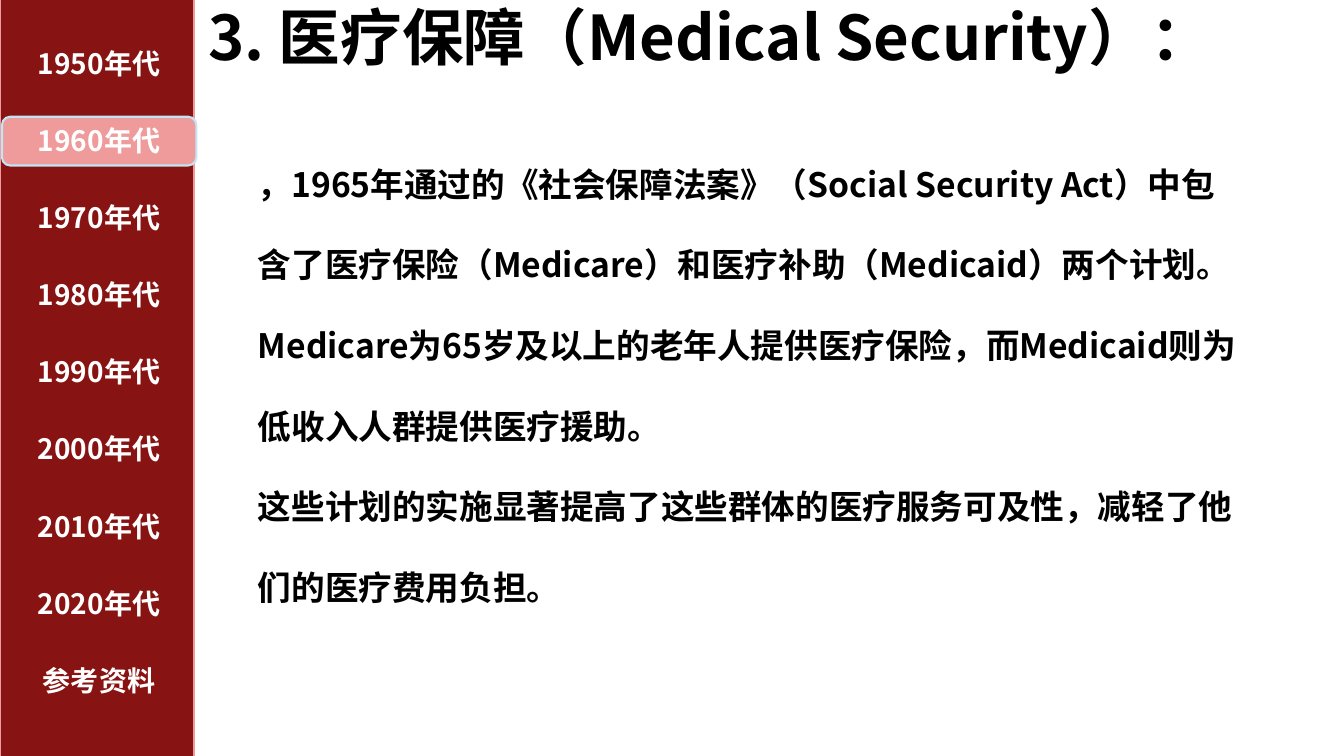
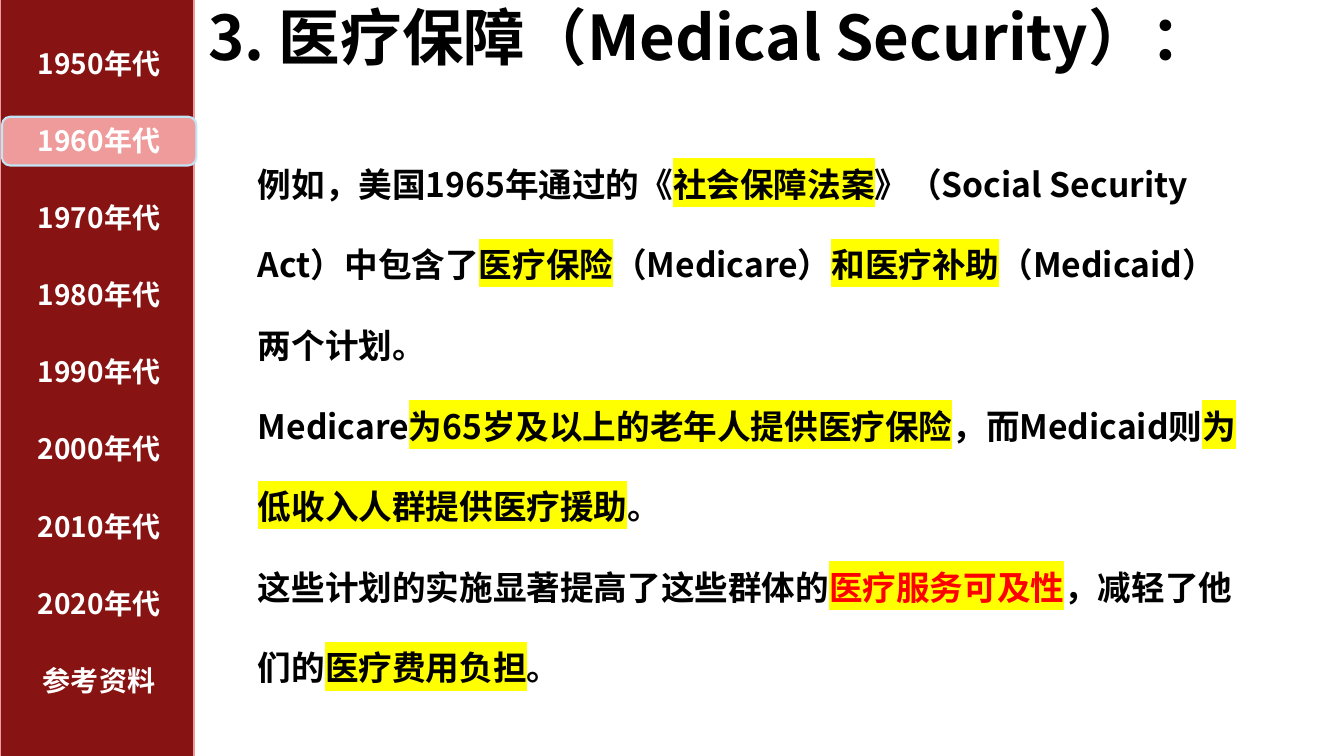
Before and after one commit to Aojiang-code/Aojiang-code.github.io, a slide deck: slide 17 of 05预防专业课/05卫生经济学/01课堂作业/PPT/卫生经济学热点词.pptx. Drawn at 1344x756 pixels with LibreOffice and Linux fonts; fonts in the diff are those of the drawing. Boxes give left, top, right and bottom in pixels: in the first picture for what was removed or moved away, otherwise in the second. Text is boxed around its words. In the diff, an @@ line names an element or a change of style, - is before the commit and + after.

```diff
--- a/05预防专业课/05卫生经济学/01课堂作业/PPT/卫生经济学热点词.pptx
+++ b/05预防专业课/05卫生经济学/01课堂作业/PPT/卫生经济学热点词.pptx
@@ text at (258, 162, 1216, 361): text changed @@
-，1965年通过的《社会保障法案》（Social Security Act）中包含了医疗保险（Medicare）和医疗补助（Medicaid）两个计划。
+例如，美国1965年通过的《社会保障法案》（Social Security Act）中包含了医疗保险（Medicare）和医疗补助（Medicaid）两个计划。
@@ text at (258, 404, 1236, 690): highlight none to #FFFF00 in "Medicare为65岁及以上的老年人提供医疗保险，而Medicaid则为低收入人群提供医疗援助。", "这些计划的实施显著提高了这些群体的医疗服务可及性，减轻了他们的医疗费用负担。"; text colour #000000 to #FF0000 in "这些计划的实施显著提高了这些群体的医疗服务可及性，减轻了他们的医疗费用负担。" @@
```
Also in this commit, not shown: 36 other slides changed, 31 slides added, 1 other file.
